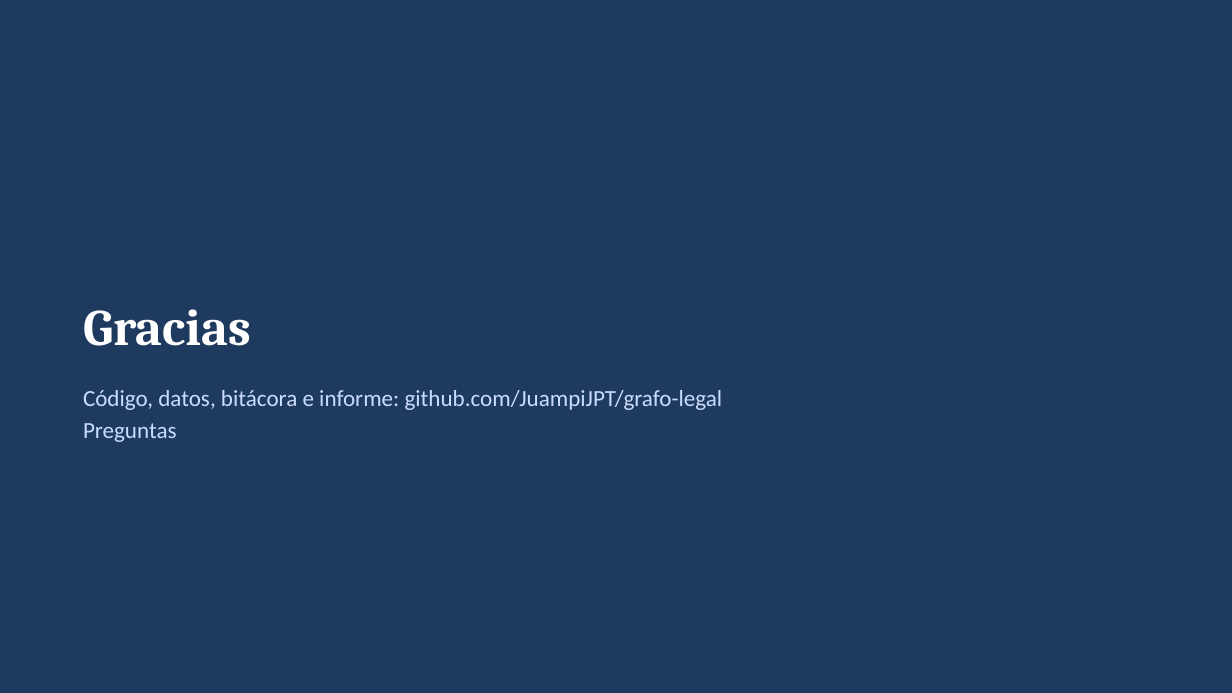
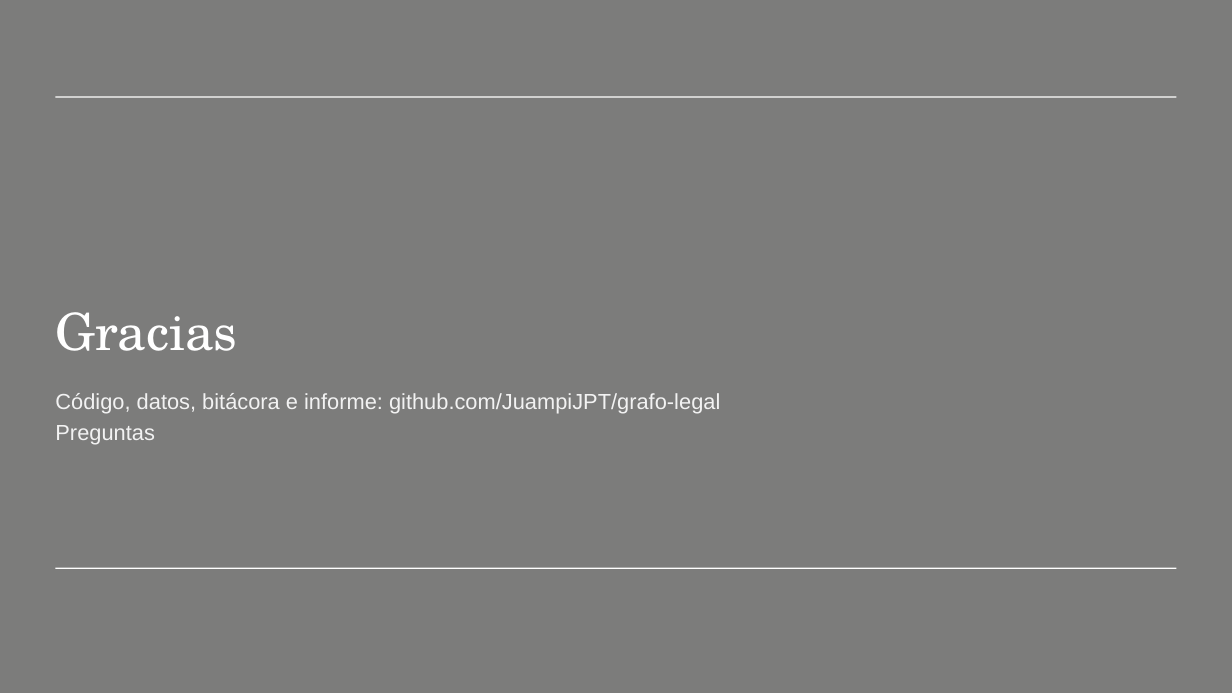
Before and after one commit to JuampiJPT/grafo-legal, a slide deck: slide 21 of docs/presentacion/presentacion_coloquio.pptx. Drawn at 1232x693 pixels with LibreOffice and Linux fonts; fonts in the diff are those of the drawing; background and template pictures are left out. Boxes give left, top, right and bottom in pixels: in the first picture for what was removed or moved away, otherwise in the second. Text is boxed around its words. In the diff, an @@ line names an element or a change of style, - is before the commit and + after.

```diff
--- a/docs/presentacion/presentacion_coloquio.pptx
+++ b/docs/presentacion/presentacion_coloquio.pptx
@@ background #1F3A5F to #7C7C7B @@
@@ line added from (55, 97) to (1177, 97), #FFFFFF 1 pt @@
@@ title "Gracias": place and size @@
-title "Gracias" at [83,309,251,346]
+title "Gracias" at [55,312,237,351]
@@ title "Gracias" at [55,312,237,351]: font Cambria to TeX Gyre Schola, bold off @@
@@ text "Código, datos, bitácora e informe: ...": place and size @@
-text "Código, datos, bitácora e informe: ..." at [83,390,723,442]
+text "Código, datos, bitácora e informe: ..." at [55,393,720,445]
@@ text "Código, datos, bitácora e informe: ..." at [55,393,720,445]: size 18 to 17 pt, font Calibri to Arial, text colour #CADCFC to #F2F2F2 @@
@@ line added from (55, 568) to (1177, 568), #FFFFFF 1 pt @@
```
Also in this commit, not shown: 20 other slides changed, 6 other files.
